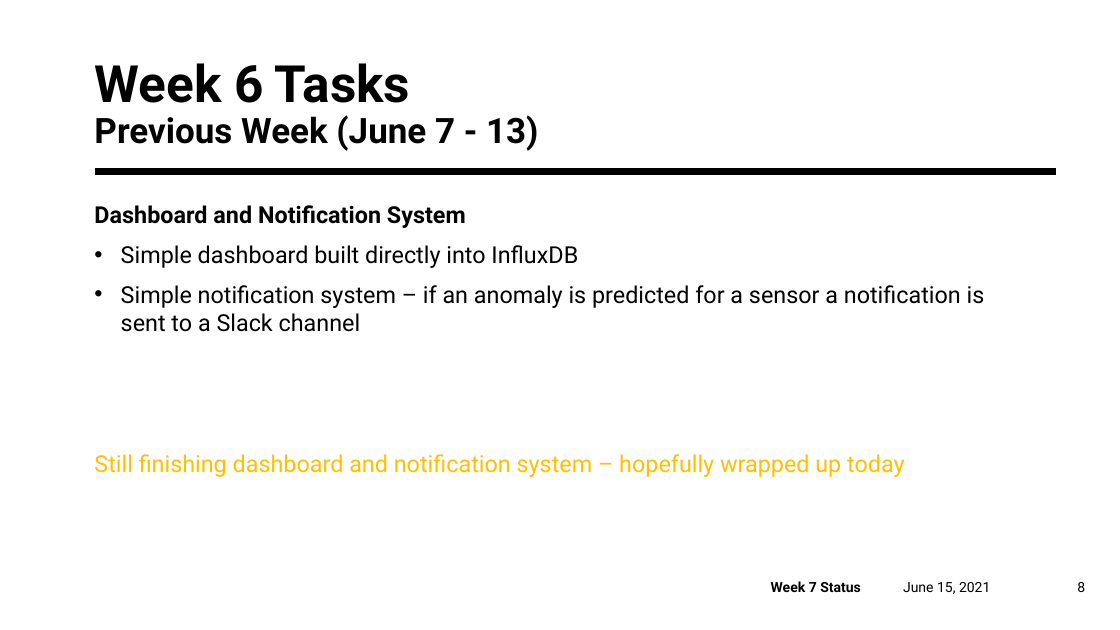
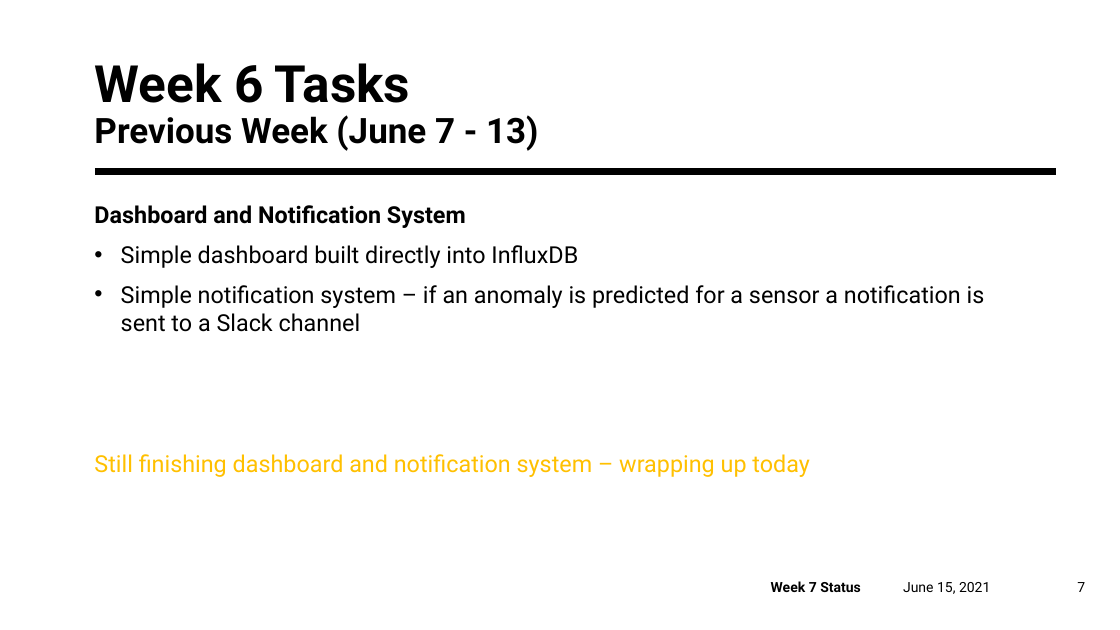
Before and after one commit to ubco-mds-2020-labs/w2020-data599-capstone-projects-ubc-udl, a slide deck: slide 7 of weekly-updates/20210615_progress.pptx (slide 8 before the commit). Drawn at 1120x630 pixels with LibreOffice and Linux fonts; fonts in the diff are those of the drawing. Boxes give left, top, right and bottom in pixels: in the first picture for what was removed or moved away, otherwise in the second. Text is boxed around its words. In the diff, an @@ line names an element or a change of style, - is before the commit and + after.

Commit message:
update progress ppt

```diff
--- a/weekly-updates/20210615_progress.pptx
+++ b/weekly-updates/20210615_progress.pptx
@@ text at (x1=94, y1=454, x2=809, y2=477): text changed @@
-Still finishing dashboard and notification system – hopefully wrapped up today
+Still finishing dashboard and notification system – wrapping up today
@@ page number at (x1=1077, y1=582, x2=1085, y2=592): text changed @@
-8
+7
```
Also in this commit, not shown: 3 other slides changed, 2 slides removed.
